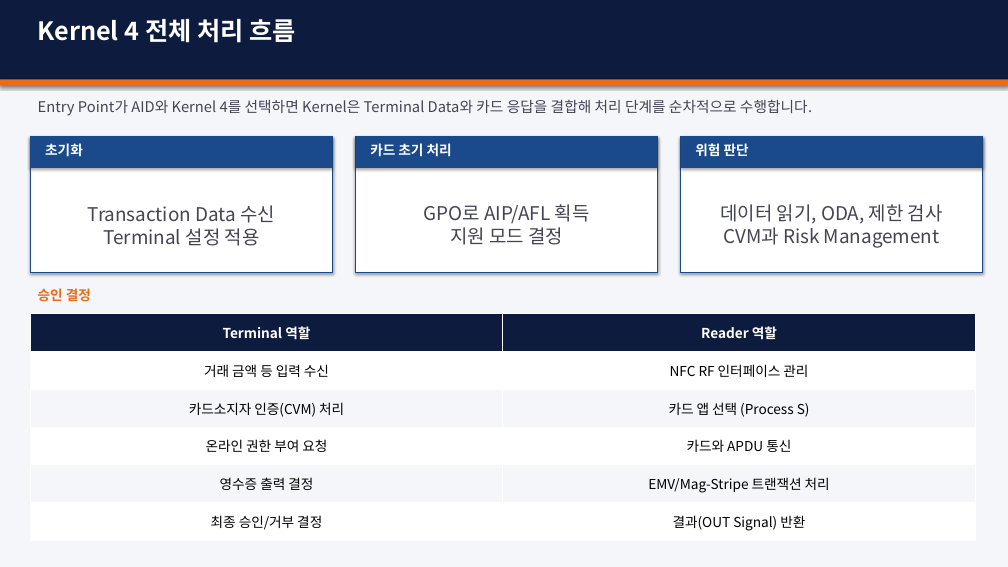
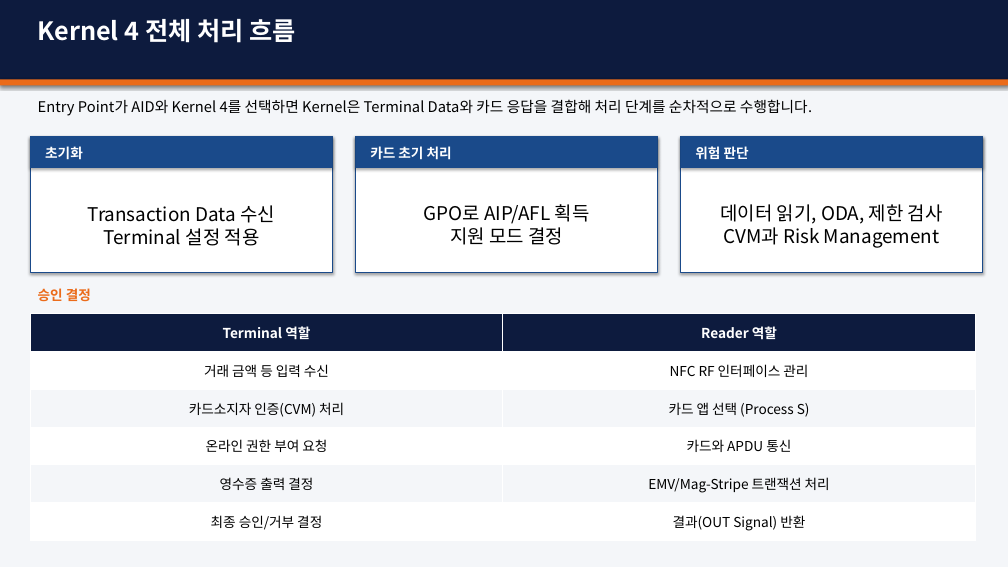
Before and after one commit to tjdguswls01/SeongHyeonJin_em, a slide deck: slide 7 of kernel/02_AMEX/amex.pptx. Drawn at 1008x567 pixels with LibreOffice and Linux fonts; fonts in the diff are those of the drawing. Boxes give left, top, right and bottom in pixels: in the first picture for what was removed or moved away, otherwise in the second. Text is boxed around its words. In the diff, an @@ line names an element or a change of style, - is before the commit and + after.

```diff
--- a/kernel/02_AMEX/amex.pptx
+++ b/kernel/02_AMEX/amex.pptx
@@ text colour #444455 to #000000 in 4 elements at [88, 205, 275, 246], [424, 204, 590, 245], [720, 204, 943, 248], [38, 99, 812, 116] @@
@@ vertical alignment top to middle in 3 elements at [45, 146, 83, 160], [370, 146, 452, 160], [695, 146, 749, 159] @@
```
Also in this commit, not shown: 17 other slides changed, 1 slide removed, 2 other files.
